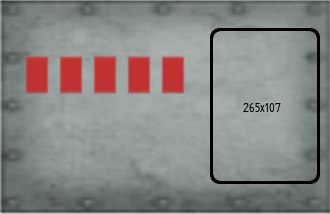
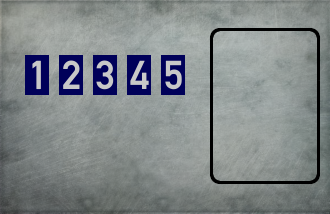
Comparing the layer stacks of the two (330, 214) images. Changes:
added layer "1 2 3 4 5" in group "playermat" over [32, 60, 182, 90]
painted on "cards" over [25, 55, 185, 95]
hid "265x107" over [243, 103, 281, 112]
"floor.png": opacity 100% → 59% over [0, 0, 330, 214]
showed "grunge-scratched-metal-texture-1.jpg" over [0, 0, 330, 214]
